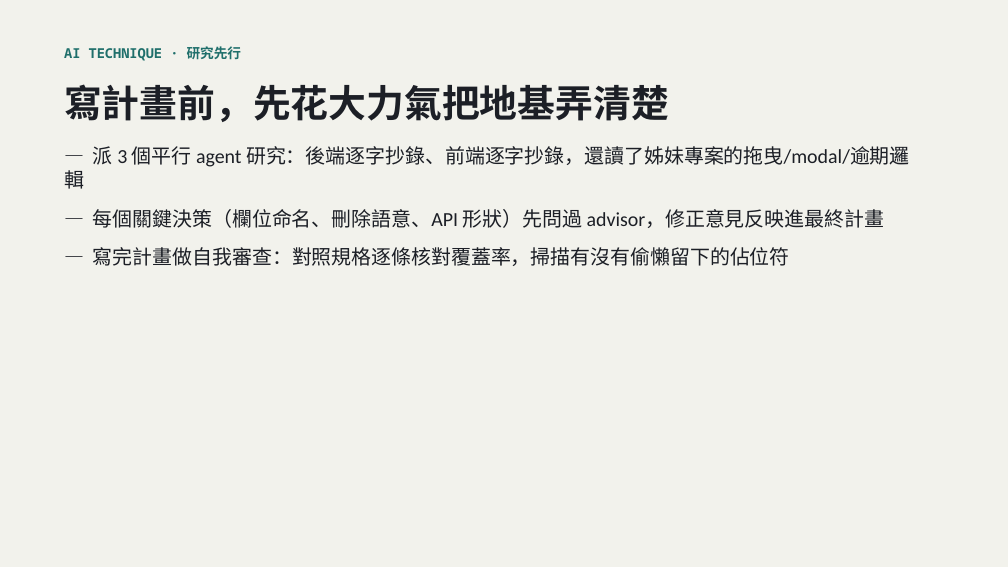
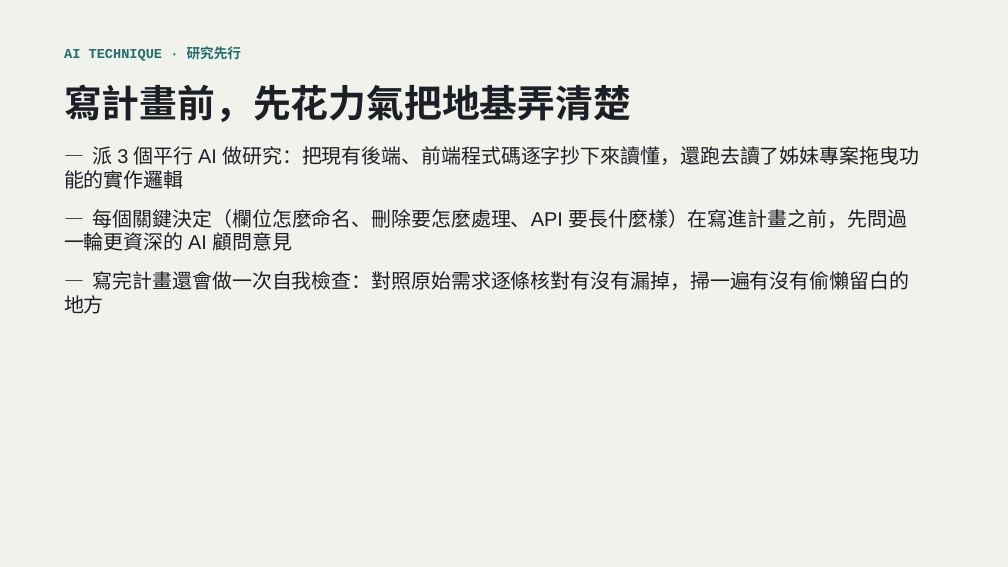
Before and after one commit to LinGaOscar/Spring-MissionBoard, a slide deck: slide 17 of docs/從HTML到SaaS_AI開發技巧回顧.pptx (slide 12 before the commit). Drawn at 1008x567 pixels with LibreOffice and Linux fonts; fonts in the diff are those of the drawing. Boxes give left, top, right and bottom in pixels: in the first picture for what was removed or moved away, otherwise in the second. Text is boxed around its words. In the diff, an @@ line names an element or a change of style, - is before the commit and + after.

```diff
--- a/docs/從HTML到SaaS_AI開發技巧回顧.pptx
+++ b/docs/從HTML到SaaS_AI開發技巧回顧.pptx
@@ text "AI TECHNIQUE · 研究先行" at [64,46,241,61]: font Noto Sans Mono to Courier New @@
@@ text at [64,84,631,122]: text changed @@
-寫計畫前，先花大力氣把地基弄清楚
+寫計畫前，先花力氣把地基弄清楚
@@ text at [64,146,919,314]: text changed; font Calibri to Arial @@
-— 派 3 個平行 agent 研究：後端逐字抄錄、前端逐字抄錄，還讀了姊妹專案的拖曳/modal/逾期邏輯
-— 每個關鍵決策（欄位命名、刪除語意、API 形狀）先問過 advisor，修正意見反映進最終計畫
-— 寫完計畫做自我審查：對照規格逐條核對覆蓋率，掃描有沒有偷懶留下的佔位符
+— 派 3 個平行 AI 做研究：把現有後端、前端程式碼逐字抄下來讀懂，還跑去讀了姊妹專案拖曳功能的實作邏輯
+— 每個關鍵決定（欄位怎麼命名、刪除要怎麼處理、API 要長什麼樣）在寫進計畫之前，先問過一輪更資深的 AI 顧問意見
+— 寫完計畫還會做一次自我檢查：對照原始需求逐條核對有沒有漏掉，掃一遍有沒有偷懶留白的地方
```
Also in this commit, not shown: 17 other slides changed, 10 slides added.
